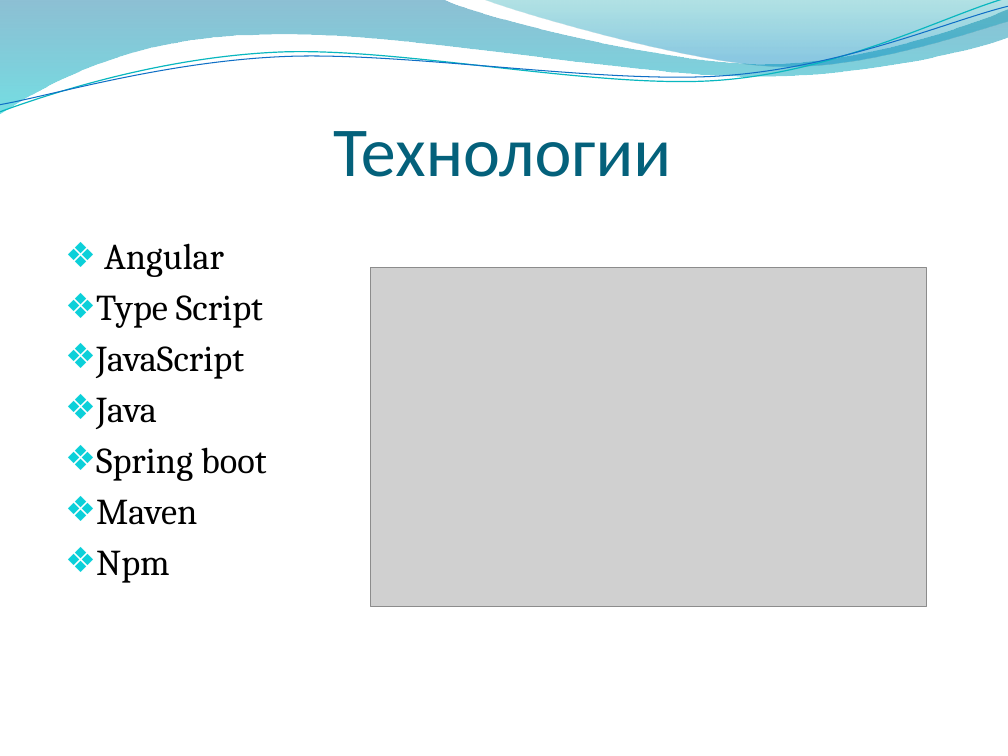
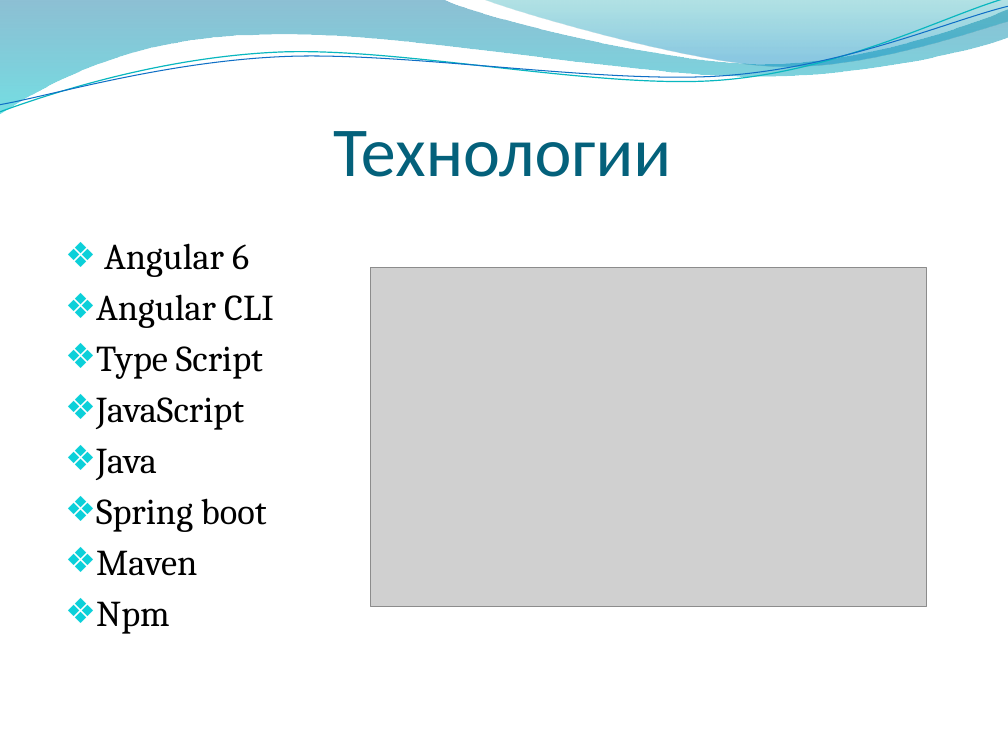
Before and after one commit to luckySoft/Course-Multimedia-FMI, a slide deck: slide 3 of CV Management_Presentation.pptx. Drawn at 1008x756 pixels with LibreOffice and Linux fonts; fonts in the diff are those of the drawing; grey boxes stand for pictures; background and template pictures are left out. Boxes give left, top, right and bottom in pixels: in the first picture for what was removed or moved away, otherwise in the second. Text is boxed around its words. In the diff, an @@ line names an element or a change of style, - is before the commit and + after.

Commit message:
fix documentation and ppt

```diff
--- a/CV Management_Presentation.pptx
+++ b/CV Management_Presentation.pptx
@@ text at bbox=[96, 243, 274, 328]: text changed @@
-❖ Angular
+❖ Angular 6
+❖ Angular CLI
```
Also in this commit, not shown: 1 other file.
